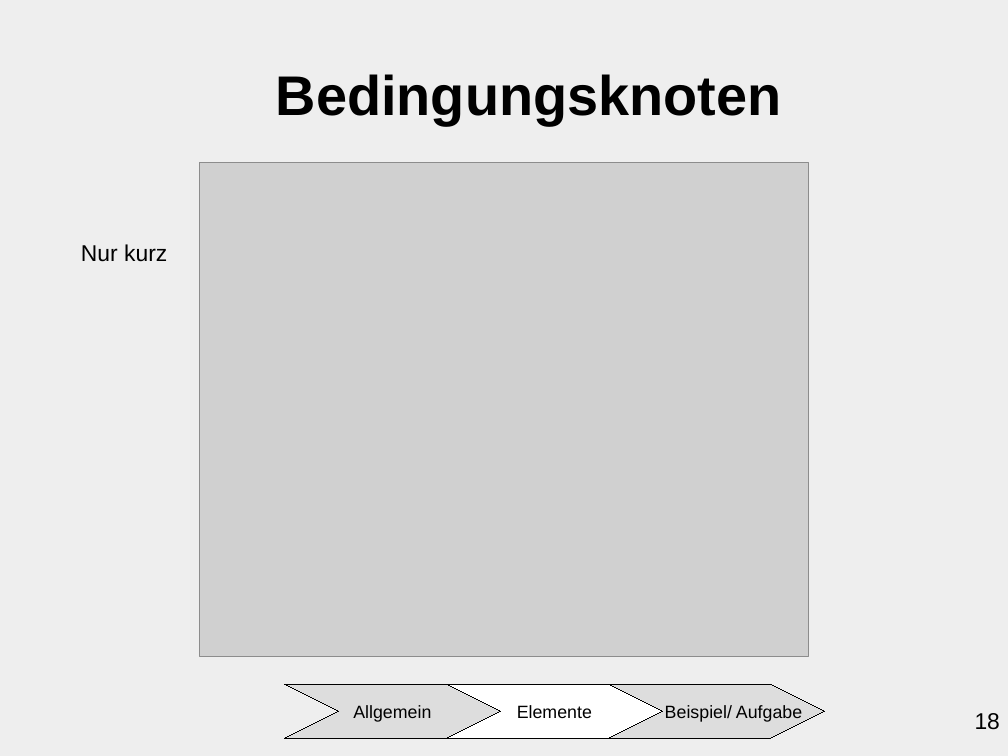
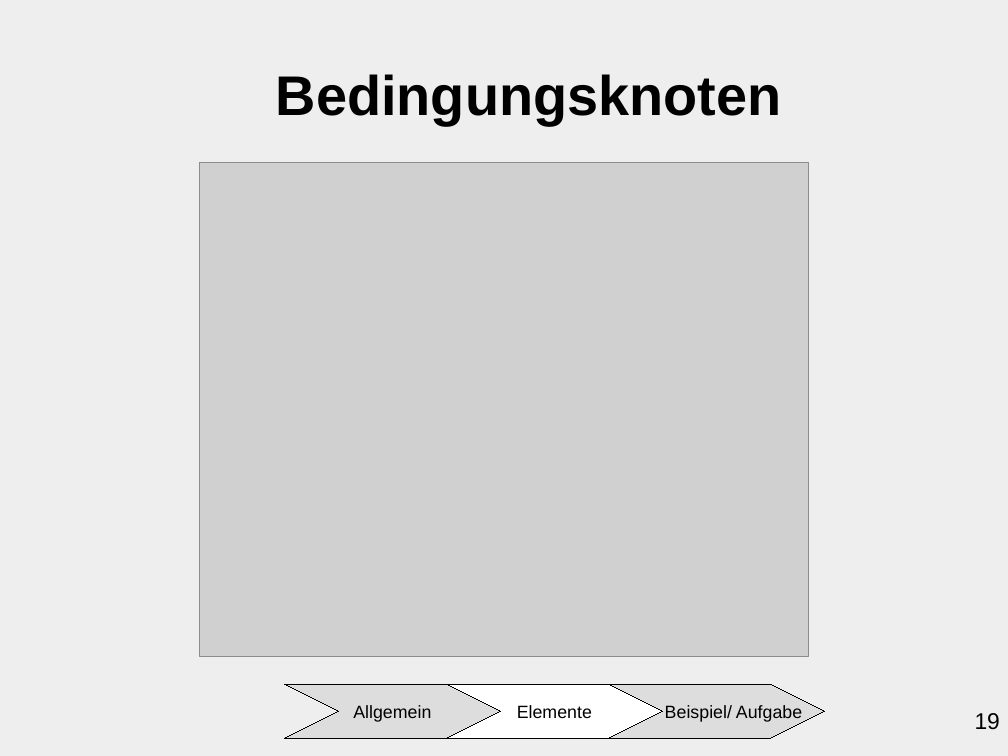
Before and after one commit to ChristianMarzianGithub/VortragAktivitaetsdiagramm, a slide deck: slide 19 of Präsentation Aktivitätsdiagramm/main/AktivitaetsdiagrammCM.odp (slide 18 before the commit). Drawn at 1008x756 pixels with LibreOffice and Linux fonts; fonts in the diff are those of the drawing; grey boxes stand for pictures. Boxes give left, top, right and bottom in pixels: in the first picture for what was removed or moved away, otherwise in the second. Text is boxed around its words. In the diff, an @@ line names an element or a change of style, - is before the commit and + after.

```diff
--- a/Präsentation Aktivitätsdiagramm/main/AktivitaetsdiagrammCM.odp
+++ b/Präsentation Aktivitätsdiagramm/main/AktivitaetsdiagrammCM.odp
@@ text removed at [81,244,167,262] @@
-Nur kurz
@@ page number at [975,713,1000,730]: text changed @@
-18
+19
```
Also in this commit, not shown: 16 other slides changed.
